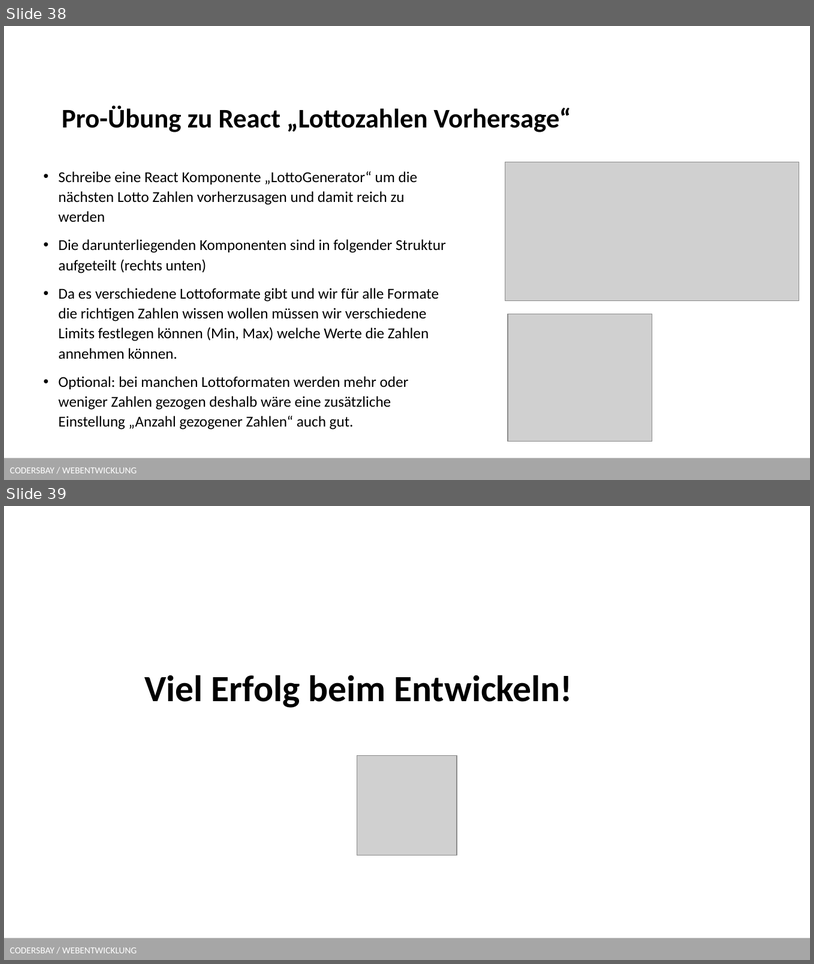
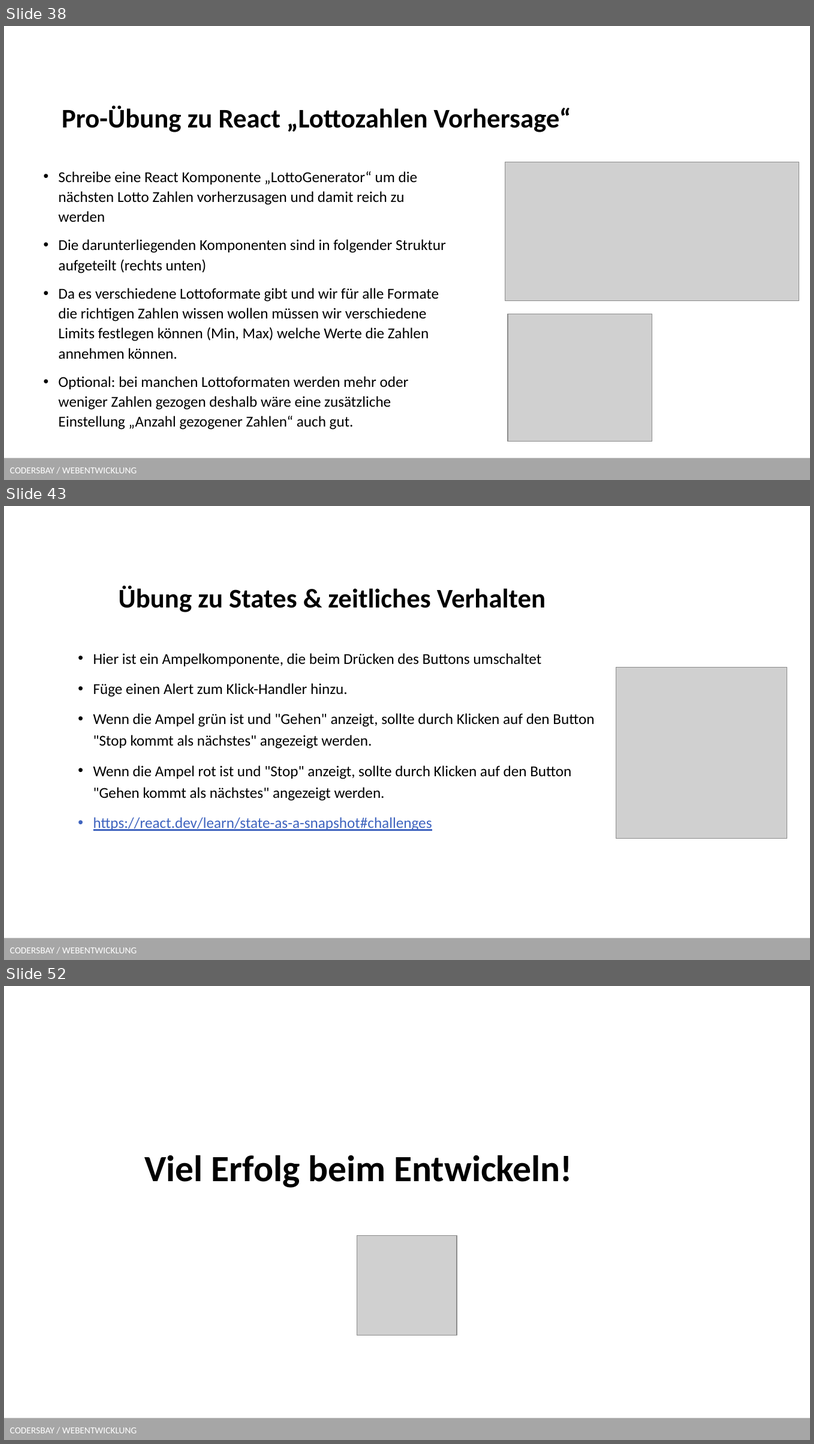
Before and after one commit to kodo89/Webentwicklung_23_24, a slide deck: 9. React/React.pptx. Shown one above the other, each under a label of ours: slides 38 and 39 before the commit, slides 38, 43 and 52 after it; the slides between them are not shown. The pictures are 814x964 and 814x1444 pixels, drawn with LibreOffice and Linux fonts; fonts in the diff are those of the drawing; grey boxes stand for pictures; background and template pictures are left out. Boxes give left, top, right and bottom in pixels: in the first picture for what was removed or moved away, otherwise in the second. Text is boxed around its words. In the diff, an @@ line names an element or a change of style, - is before the commit and + after.

```diff
--- a/9. React/React.pptx
+++ b/9. React/React.pptx
@@ slide 43 added at [4,506,810,960], background #FFFFFF; not listed: 1 template element that a slide beside it also shows @@
@@ title added at [119,585,546,612], 32 pt, text #000000, bold @@
+Übung zu States & zeitliches Verhalten
@@ text added at [93,653,594,831], 18 pt, text #000000 @@
+• Hier ist ein Ampelkomponente, die beim Drücken des Buttons umschaltet
+• Füge einen Alert zum Klick-Handler hinzu.
+• Wenn die Ampel grün ist und "Gehen" anzeigt, sollte durch Klicken auf den Button "Stop kommt als nächstes" angezeigt werden.
+• Wenn die Ampel rot ist und "Stop" anzeigt, sollte durch Klicken auf den Button "Gehen kommt als nächstes" angezeigt werden.
+• https://react.dev/learn/state-as-a-snapshot#challenges
@@ picture added at [617,667,788,838] @@
@@ what was slide 39 is now slide 52 @@
```
Also in this commit, not shown: 2 slides changed, 12 other slides added.
